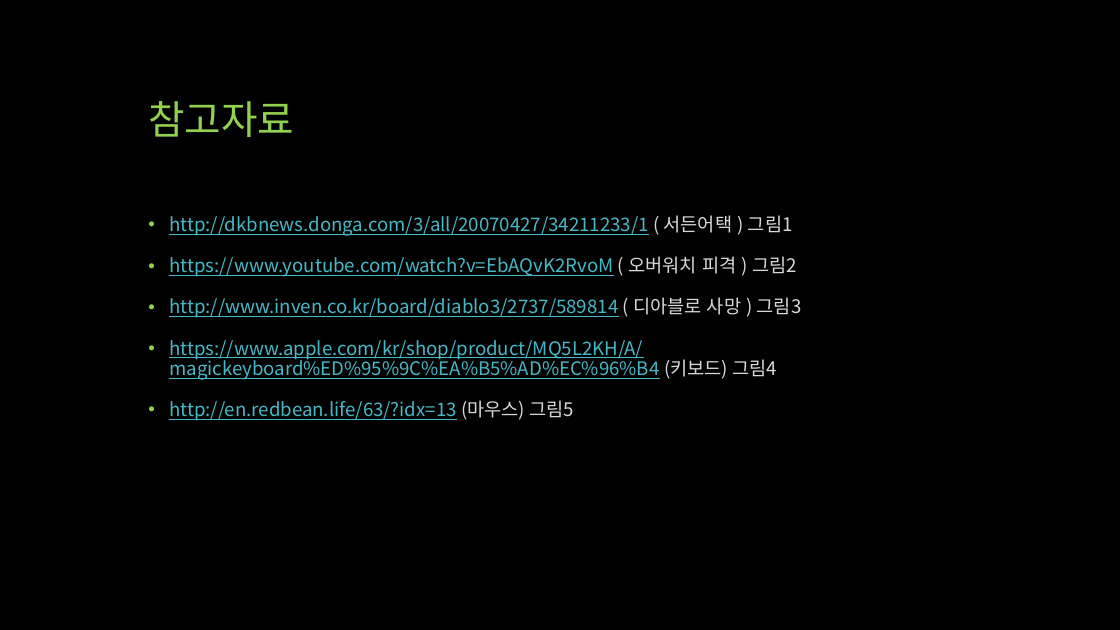
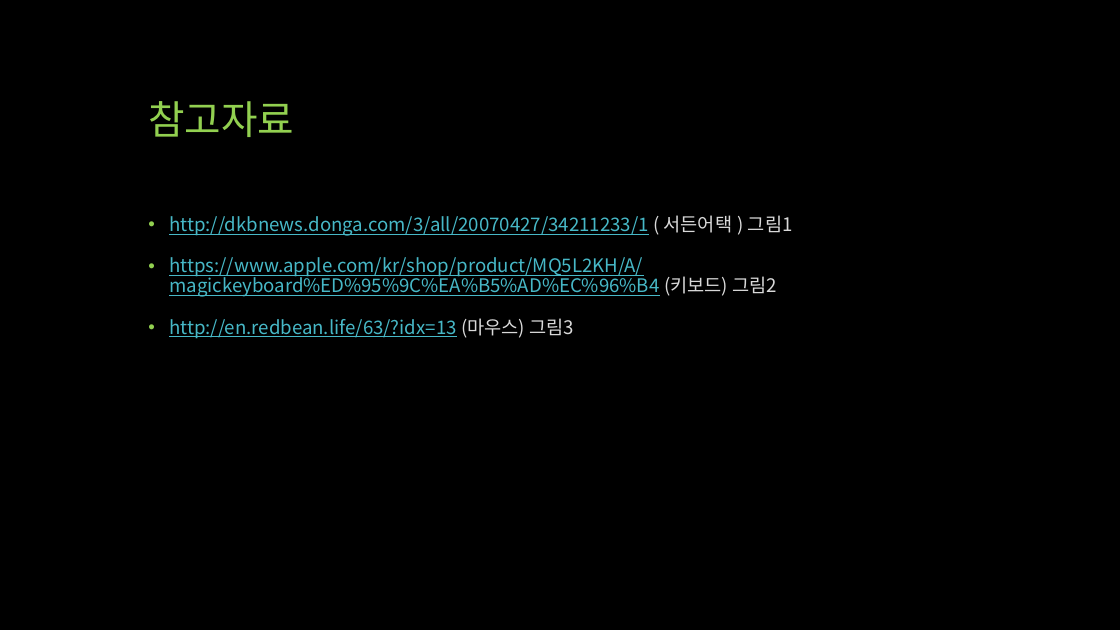
Before and after one commit to qwert830/SP, a slide deck: slide 15 of 기획/UTB (Unknown Team Battle).pptx (slide 14 before the commit). Drawn at 1120x630 pixels with LibreOffice and Linux fonts; fonts in the diff are those of the drawing. Boxes give left, top, right and bottom in pixels: in the first picture for what was removed or moved away, otherwise in the second. Text is boxed around its words. In the diff, an @@ line names an element or a change of style, - is before the commit and + after.

```diff
--- a/기획/UTB (Unknown Team Battle).pptx
+++ b/기획/UTB (Unknown Team Battle).pptx
@@ text at [169,257,777,339]: text changed @@
-• https://www.youtube.com/watch?v=EbAQvK2RvoM ( 오버워치 피격 ) 그림2
-• http://www.inven.co.kr/board/diablo3/2737/589814 ( 디아블로 사망 ) 그림3
-• https://www.apple.com/kr/shop/product/MQ5L2KH/A/magickeyboard%ED%95%9C%EA%B5%AD%EC%96%B4 (키보드) 그림4
-• http://en.redbean.life/63/?idx=13 (마우스) 그림5
+• https://www.apple.com/kr/shop/product/MQ5L2KH/A/magickeyboard%ED%95%9C%EA%B5%AD%EC%96%B4 (키보드) 그림2
+• http://en.redbean.life/63/?idx=13 (마우스) 그림3
```
Also in this commit, not shown: 5 other slides changed, 3 slides added, 2 slides removed, 36 other files.
